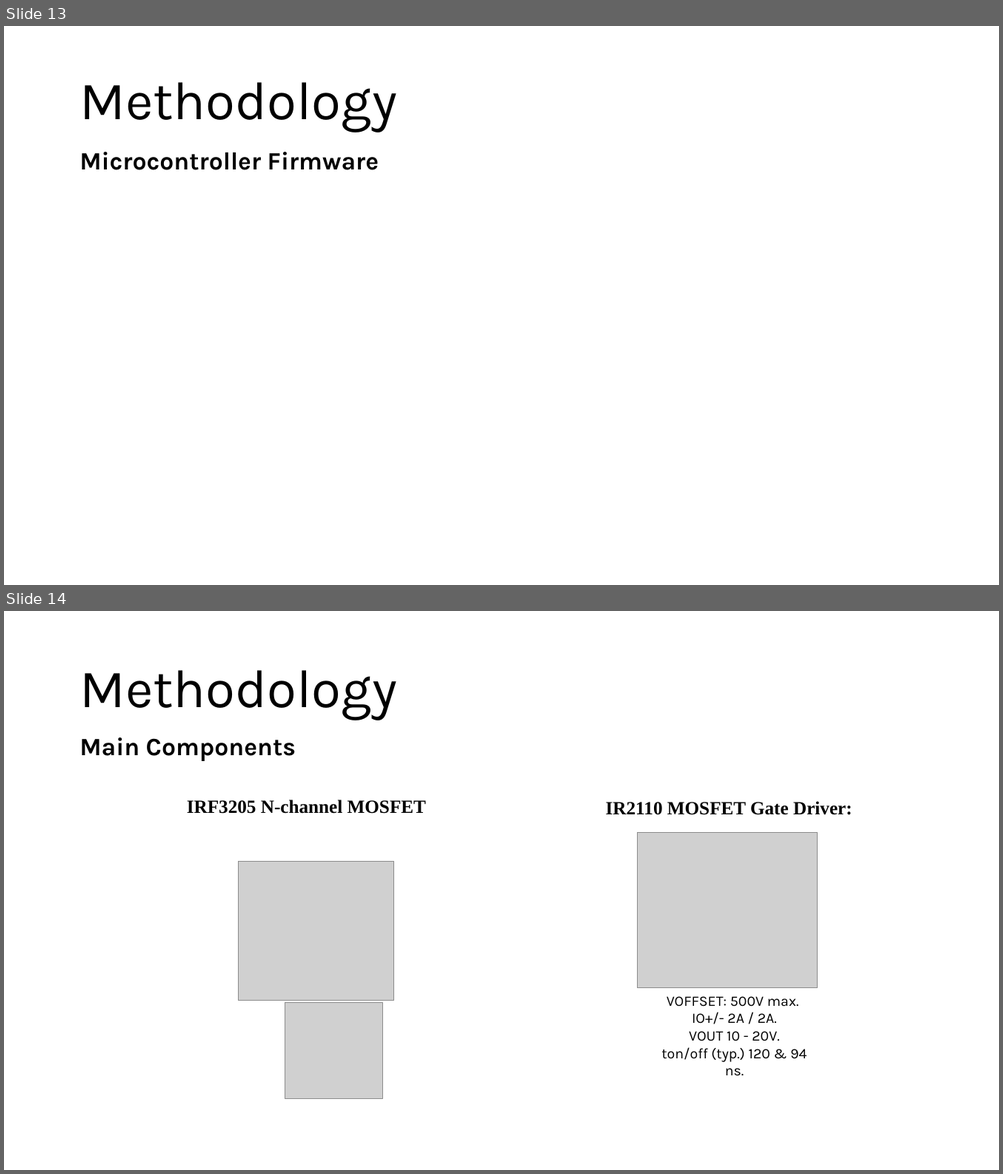
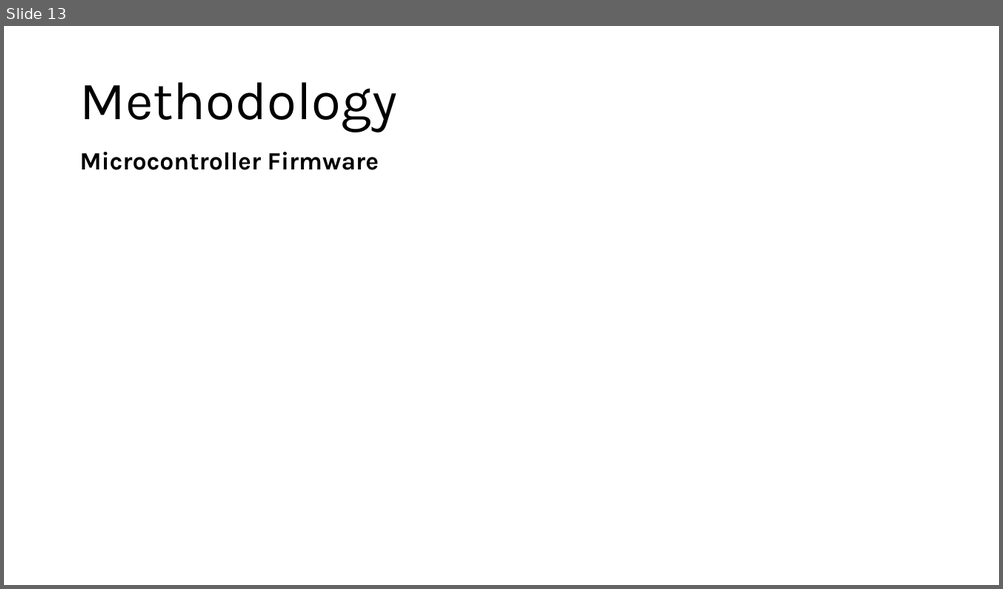
Before and after one commit to BashirAbu/FYP, a slide deck: FYP_1/presentation/FYP1.pptx. Shown one above the other, each under a label of ours: slides 13 and 14 before the commit, slide 13 after it. The pictures are 1003x1174 and 1003x589 pixels, drawn with LibreOffice and Linux fonts; fonts in the diff are those of the drawing; grey boxes stand for pictures; background and template pictures are left out. Boxes give left, top, right and bottom in pixels: in the first picture for what was removed or moved away, otherwise in the second. Text is boxed around its words. In the diff, an @@ line names an element or a change of style, - is before the commit and + after.

```diff
--- a/FYP_1/presentation/FYP1.pptx
+++ b/FYP_1/presentation/FYP1.pptx
@@ slide 14 removed at [4, 611, 999, 1170], background #FFFFFF @@
@@ text removed at [79, 670, 397, 721] @@
-Methodology
@@ text removed at [79, 738, 296, 761] @@
-Main Components
@@ text removed at [187, 800, 426, 814] @@
-IRF3205 N-channel MOSFET
@@ text removed at [606, 801, 852, 815] @@
-IR2110 MOSFET Gate Driver:
@@ picture removed at [637, 832, 817, 988] @@
@@ picture removed at [239, 862, 394, 1001] @@
@@ picture removed at [285, 1002, 382, 1099] @@
@@ text removed at [661, 997, 806, 1062] @@
-VOFFSET: 500V max.
-IO+/- 2A / 2A.
-VOUT 10 - 20V.
-ton/off (typ.) 120 & 94 ns.
```
Also in this commit, not shown: 11 slides changed, 2 other files.
